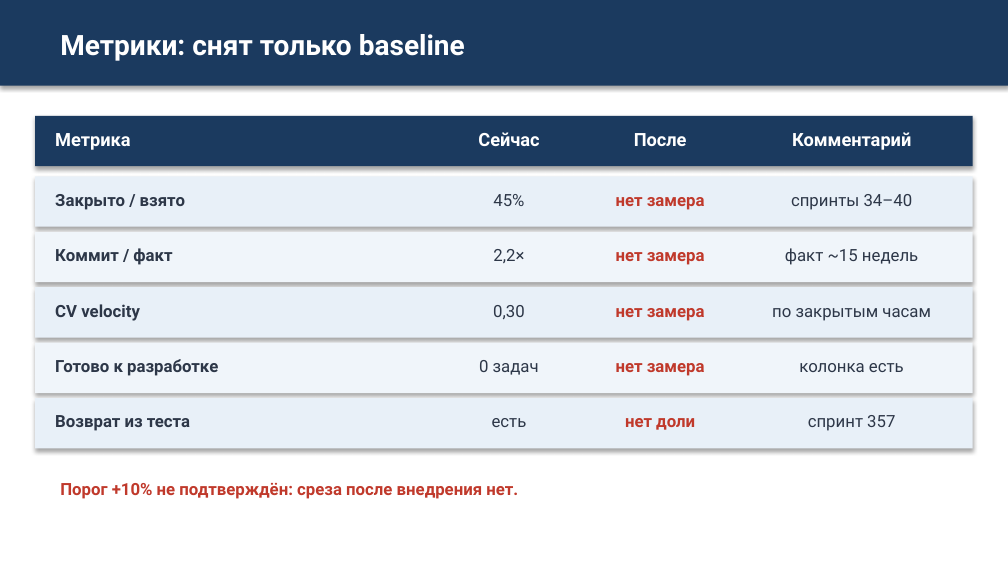
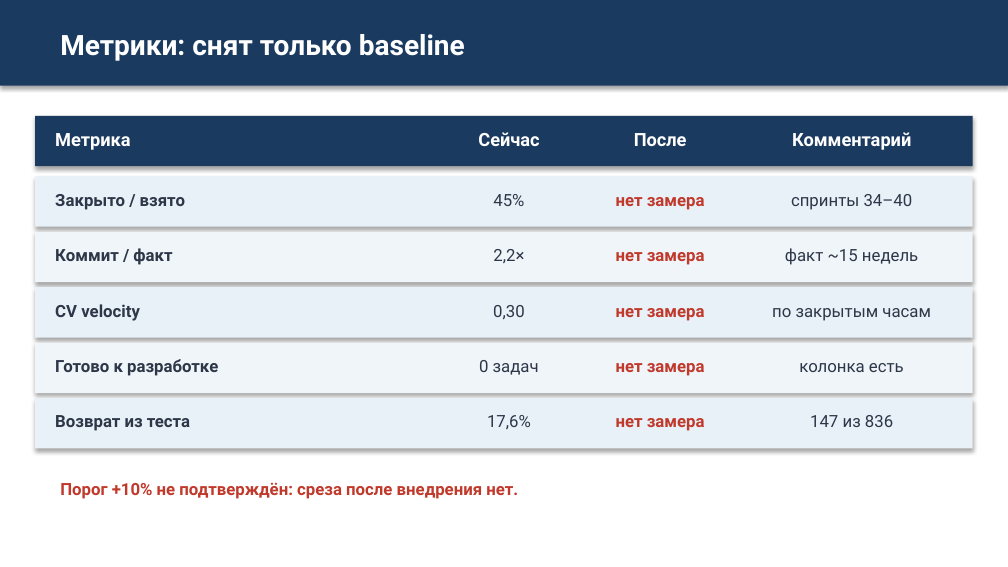
Before and after one commit to camelot270/otus_work, a slide deck: slide 15 of docs/Zashita_proekta_Skvoznoe_planirovanie.pptx. Drawn at 1008x567 pixels with LibreOffice and Linux fonts; fonts in the diff are those of the drawing. Boxes give left, top, right and bottom in pixels: in the first picture for what was removed or moved away, otherwise in the second. Text is boxed around its words. In the diff, an @@ line names an element or a change of style, - is before the commit and + after.

```diff
--- a/docs/Zashita_proekta_Skvoznoe_planirovanie.pptx
+++ b/docs/Zashita_proekta_Skvoznoe_planirovanie.pptx
@@ text at [487,415,531,429]: text changed @@
-есть
+17,6%
@@ text at [616,418,705,431]: text changed @@
-нет доли
+нет замера
@@ text at [810,415,893,427]: text changed @@
-спринт 357
+147 из 836
```
Also in this commit, not shown: 3 other slides changed.
